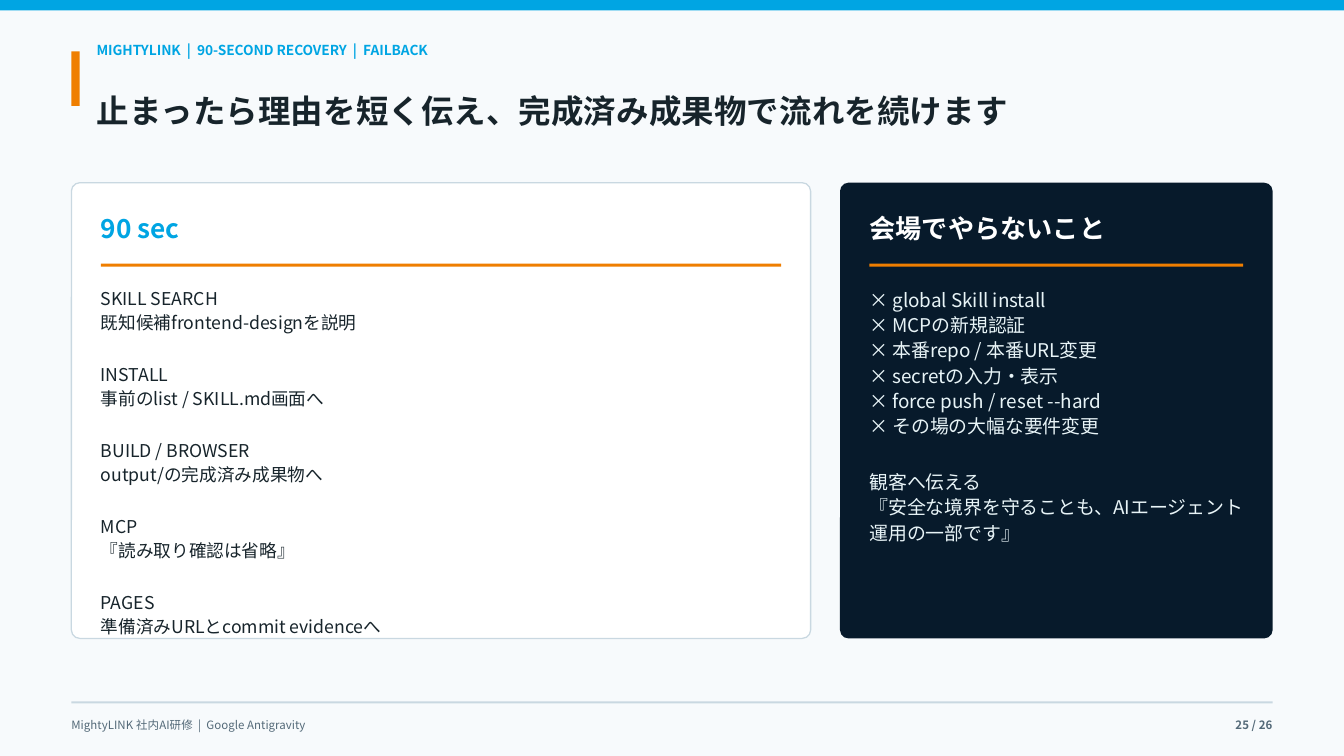
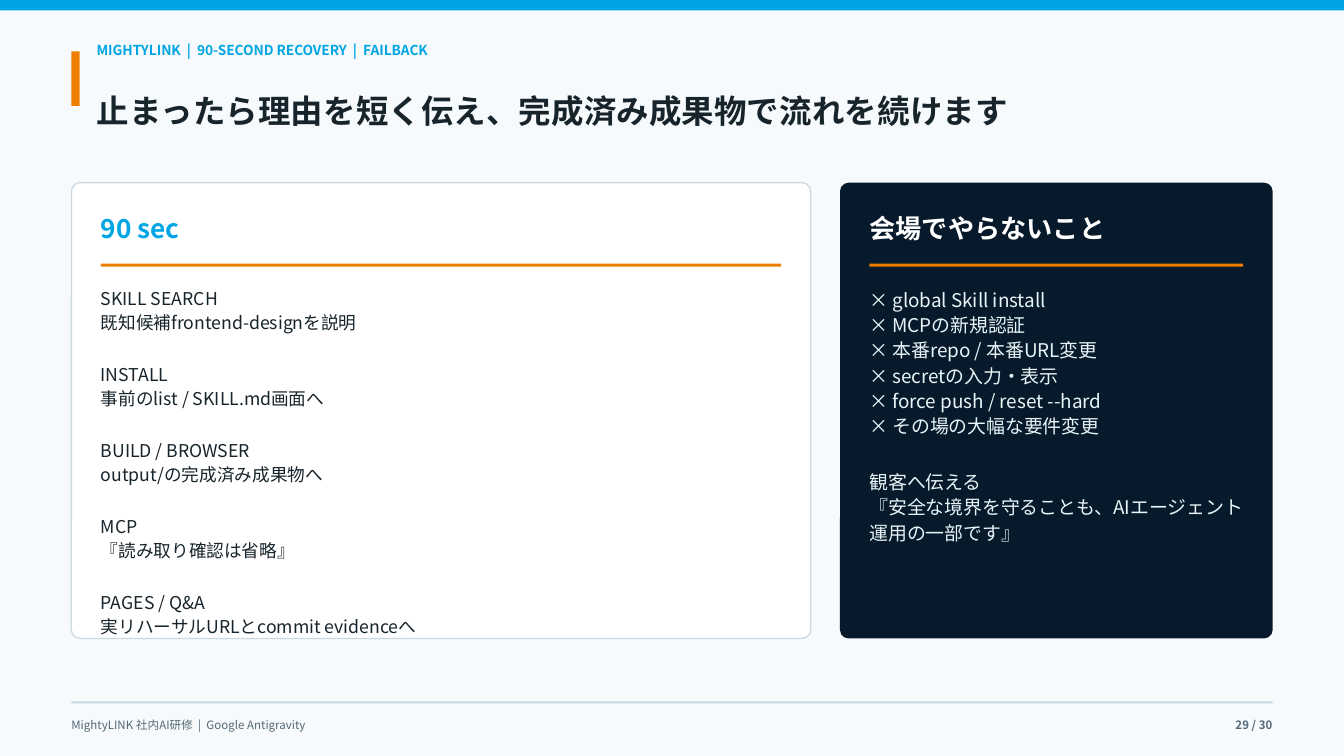
Before and after one commit to kanta13jp1/mighty-link-ai-connect, a slide deck: slide 29 of exports/knowledge_flow/mighty_skill_bridge_antigravity_user_guide_2026.pptx (slide 25 before the commit). Drawn at 1344x756 pixels with LibreOffice and Linux fonts; fonts in the diff are those of the drawing. Boxes give left, top, right and bottom in pixels: in the first picture for what was removed or moved away, otherwise in the second. Text is boxed around its words. In the diff, an @@ line names an element or a change of style, - is before the commit and + after.

```diff
--- a/exports/knowledge_flow/mighty_skill_bridge_antigravity_user_guide_2026.pptx
+++ b/exports/knowledge_flow/mighty_skill_bridge_antigravity_user_guide_2026.pptx
@@ text at box(101, 596, 416, 639): text changed @@
-PAGES
-準備済みURLとcommit evidenceへ
+PAGES / Q&A
+実リハーサルURLとcommit evidenceへ
@@ text at box(1235, 720, 1273, 729): text changed @@
-25 / 26
+29 / 30
```
Also in this commit, not shown: 24 other slides changed, 5 slides added, 1 slide removed, 13 other files.
